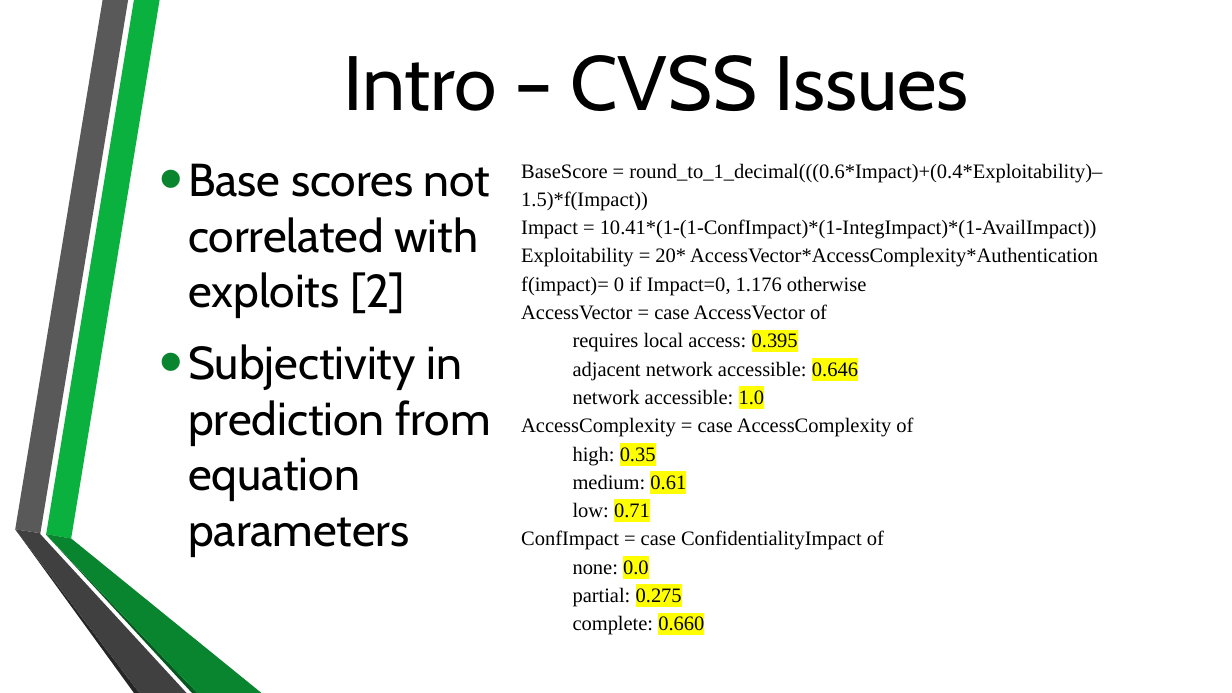
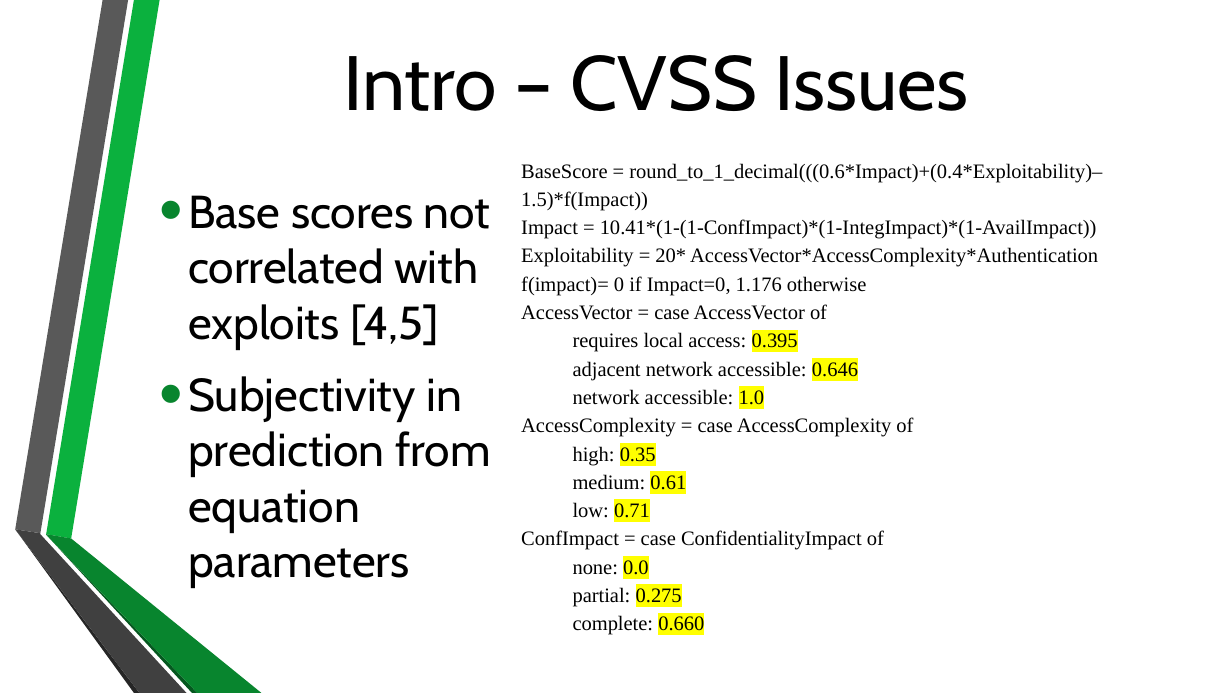
Before and after one commit to BenChurch/Winter2017, a slide deck: slide 9 of CISC848/Implementation/Presentation/CvssEquationRecasting.pptx (slide 8 before the commit). Drawn at 1232x693 pixels with LibreOffice and Linux fonts; fonts in the diff are those of the drawing; background and template pictures are left out. Boxes give left, top, right and bottom in pixels: in the first picture for what was removed or moved away, otherwise in the second. Text is boxed around its words. In the diff, an @@ line names an element or a change of style, - is before the commit and + after.

```diff
--- a/CISC848/Implementation/Presentation/CvssEquationRecasting.pptx
+++ b/CISC848/Implementation/Presentation/CvssEquationRecasting.pptx
@@ text at <box>188,195,490,350</box>: text changed @@
-• Base scores not correlated with exploits [2]
+• Base scores not correlated with exploits [4,5]
```
Also in this commit, not shown: 18 other slides changed, 1 slide added, 2 other files.
